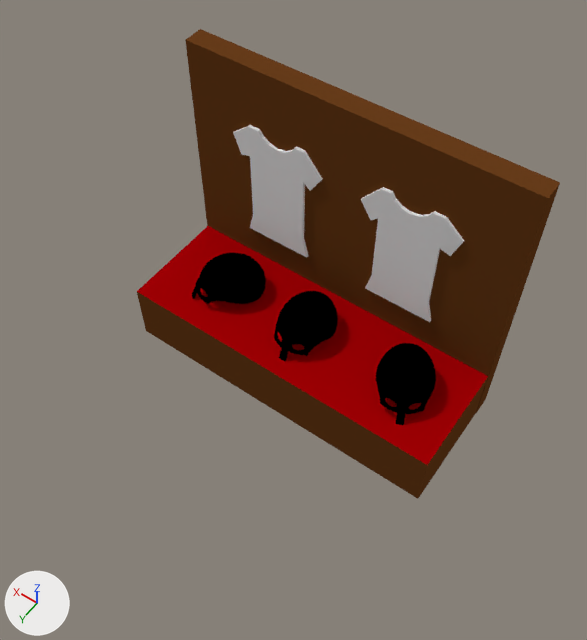
The Blender file theroom/excersizes/museum/montre_hjelme.blend: old version first, new version second.
Before and after are seen from a 50 mm camera at (-4.37, 6.46, 11.06) aimed at (-0.4, 0.89, 2.31). Lighting does not change. The marker at lower left points along +X, +Y and +Z.

Script lines for the objects in view, before the commit:
```python
ob_cube_006 = bpy.data.objects.new('Cube.006', me_cube_023)
ob_cube_006.location = (-0.12, 0.14, 0.12)
ob_cube_006.rotation_euler = (0.0, 0.0, 6.283)  # degrees (0, 0, 360)
ob_cube_006.scale = (2.67, 0.943, 0.943)
ob_helmut = bpy.data.objects.new('helmut', me_sphere_019)
ob_helmut.location = (1.32, 0.17, 1.23)
ob_helmut.rotation_euler = (-0.394, 0.0, 2.387)  # degrees (-23, 0, 137)
ob_helmut.scale = (0.434, 0.537, 0.537)
ob_helmut_001 = bpy.data.objects.new('helmut.001', me_sphere_020)
ob_helmut_001.location = (-0.13, 0.17, 1.23)
ob_helmut_001.rotation_euler = (-0.394, 0.0, 3.141)  # degrees (-23, 0, 180)
ob_helmut_001.scale = (0.434, 0.537, 0.537)
ob_helmut_002 = bpy.data.objects.new('helmut.002', me_sphere_021)
ob_helmut_002.location = (-1.86, 0.17, 1.23)
ob_helmut_002.rotation_euler = (-0.394, 0.0, 3.581)  # degrees (-23, 0, 205)
ob_helmut_002.scale = (0.434, 0.537, 0.537)
# also in view: 'Cube' at (1.02, -0.7, 2.67); 'Cube.002' at (-1.17, -0.7, 2.67); 'Cube.001' at (-0.11, -0.87, 2.34)
```
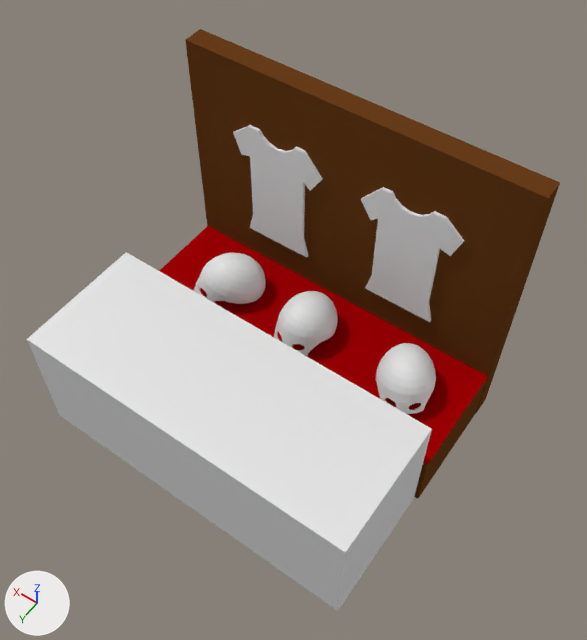
Pixel boxes (x1, y1, x2, y2) of what changed, in the pictures (587 x 640 px):
'front.zone', added: after (27, 252, 432, 611)
'helmut.002', recoloured: (376, 343, 436, 414) in both
'helmut', recoloured: (193, 253, 266, 304) in both
'helmut.001', recoloured: (274, 291, 338, 355) in both

The change, as a list of edits to the scene's bpy script:
```text
Change mat_material_005:
    remove # nodes: Group, OutputMaterial
    remove # colours: grey #b1b1b1, white #ffffff, blue #bcbcff, black #000000
    nodes: BsdfPrincipled, OutputMaterial
Add me_cube_003:
    me_cube_003.from_pydata(...)  # a box spanning x -1.0..1.0, y -1.0..1.0, z -1.0..1.0
Add ob_front_zone:
    ob_front_zone = bpy.data.objects.new('front.zone', me_cube_003)
    ob_front_zone.location = (-0.12, 2.14, 1.07)
    ob_front_zone.scale = (2.62, 1.0, 1.0)
```
